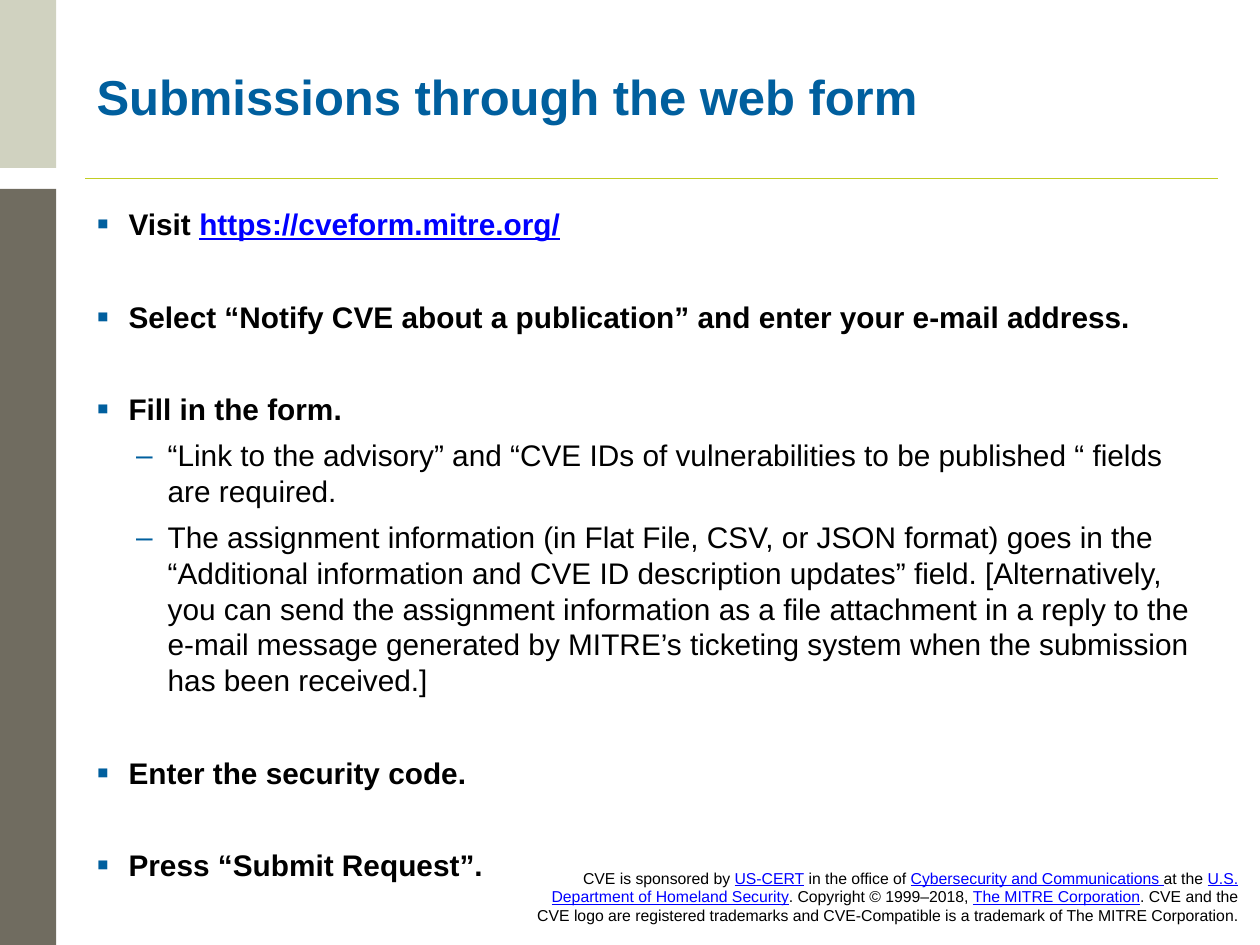
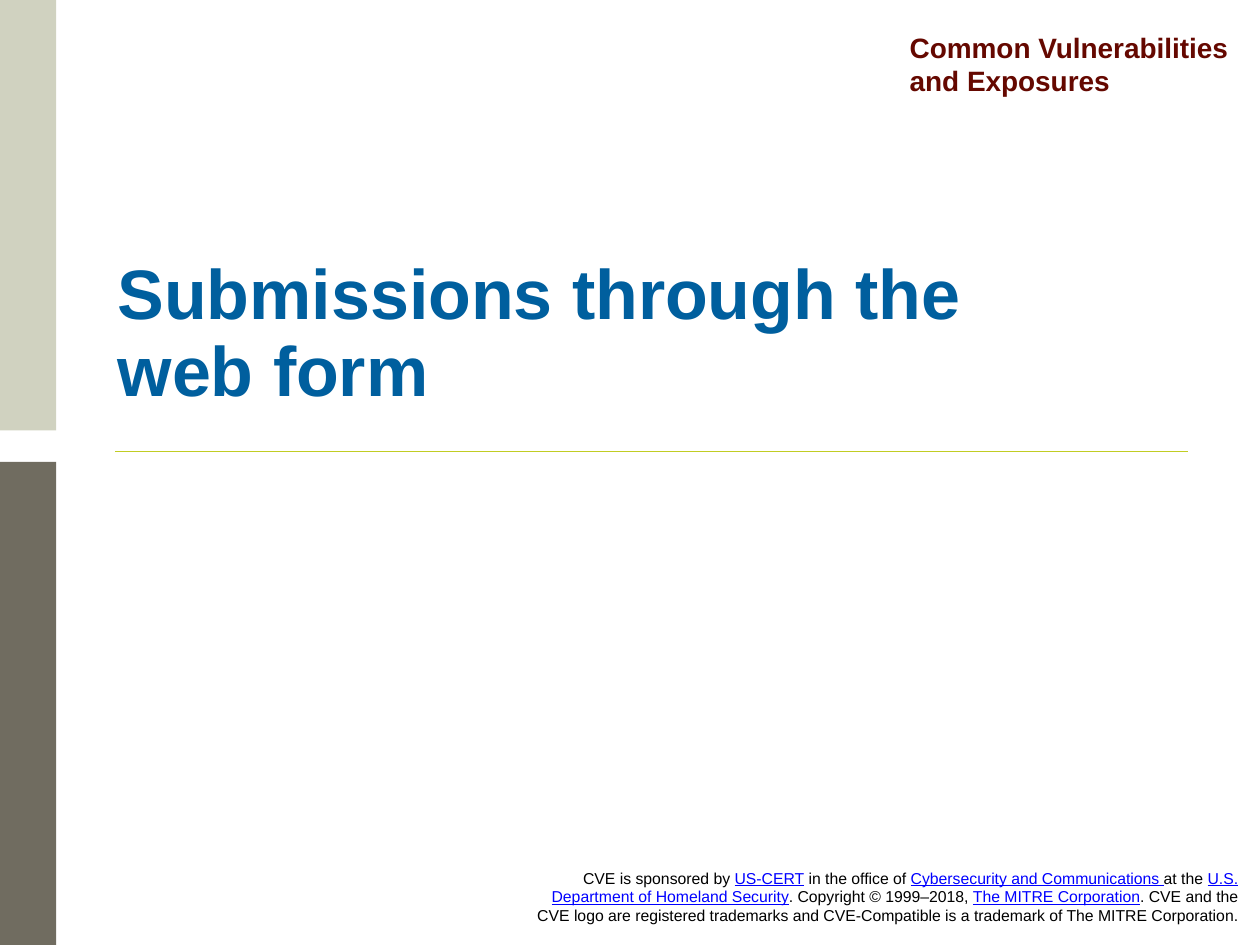
Before and after one commit to CVEProject/cveproject.github.io, a slide deck: slide 18 of docs/cna/Entry_Submission_Process.pptx (slide 16 before the commit). Drawn at 1260x945 pixels with LibreOffice and Linux fonts; fonts in the diff are those of the drawing; background and template pictures are left out. Boxes give left, top, right and bottom in pixels: in the first picture for what was removed or moved away, otherwise in the second. Text is boxed around its words. In the diff, an @@ line names an element or a change of style, - is before the commit and + after.

Commit message:
Adding pictures to the submission process

```diff
--- a/docs/cna/Entry_Submission_Process.pptx
+++ b/docs/cna/Entry_Submission_Process.pptx
@@ rectangle: place and size @@
-rectangle at (0,0,57,168)
+rectangle at (0,0,57,431)
@@ text added at (910,37,1228,97), 16 pt, text #650800, bold @@
+Common Vulnerabilities
+and Exposures
@@ title "Submissions through the web form": place and size @@
-title "Submissions through the web form" at (97,79,918,125)
+title "Submissions through the web form" at (118,268,960,397)
@@ title "Submissions through the web form" at (118,268,960,397): size 28 to 40 pt; line spacing 32pt to 44pt; vertical alignment middle to bottom @@
@@ text removed at (129,213,1188,789) @@
-▪ Visit https://cveform.mitre.org/
-▪ Select “Notify CVE about a publication” and enter your e-mail address.
-▪ Fill in the form.
-  – “Link to the advisory” and “CVE IDs of vulnerabilities to be published “ fields are required.
-  – The assignment information (in Flat File, CSV, or JSON format) goes in the “Additional information and CVE ID description updates” field. [Alternatively, you can send the assignment information as a file attachment in a reply to the e-mail message generated by MITRE’s ticketing system when the submission has been received.]
-▪ Enter the security code.
-▪ Press “Submit Request”.
@@ rectangle: place and size @@
-rectangle at (0,189,57,945)
+rectangle at (0,462,57,945)
@@ line moved from (86, 179) - (1218, 179) to (116, 451) - (1188, 451) @@
```
Also in this commit, not shown: 23 slides added.
